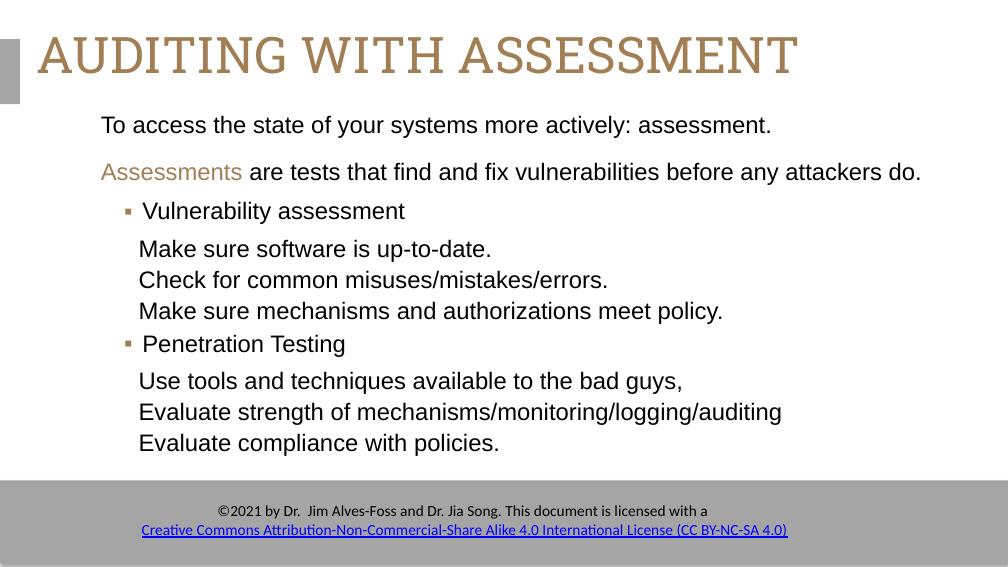
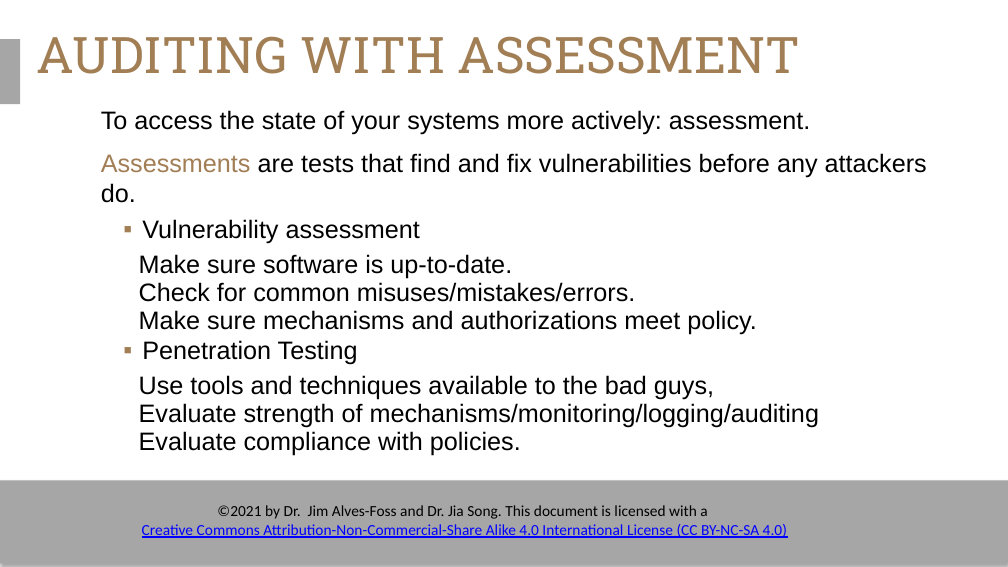
Before and after one commit to timburr1/timburr1.github.io, a slide deck: slide 16 of papers/CYB110/Module 4 - Auditing Accountability.pptx. Drawn at 1008x567 pixels with LibreOffice and Linux fonts; fonts in the diff are those of the drawing; background and template pictures are left out. Boxes give left, top, right and bottom in pixels: in the first picture for what was removed or moved away, otherwise in the second. Text is boxed around its words. In the diff, an @@ line names an element or a change of style, - is before the commit and + after.

```diff
--- a/papers/CYB110/Module 4 - Auditing Accountability.pptx
+++ b/papers/CYB110/Module 4 - Auditing Accountability.pptx
@@ text "To access the state of ..." at (101, 110, 927, 456): size 17 to 18 pt; line spacing 1.2 to 21.6pt; more space between paragraphs; indent changed; line spacing 0.95 to 17.1pt; line spacing 0.87 to 15.6pt; less space between paragraphs @@
```
Also in this commit, not shown: 14 other slides changed, 11 other files.
